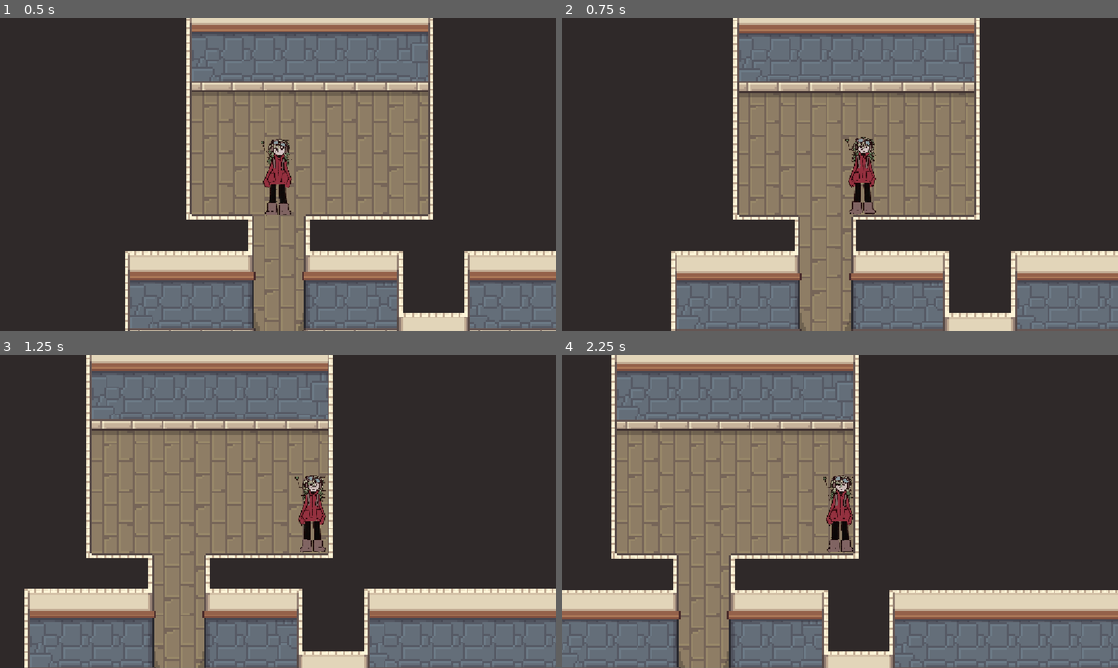
Above: before the commit, frames 1-4 (two rows, left to right).
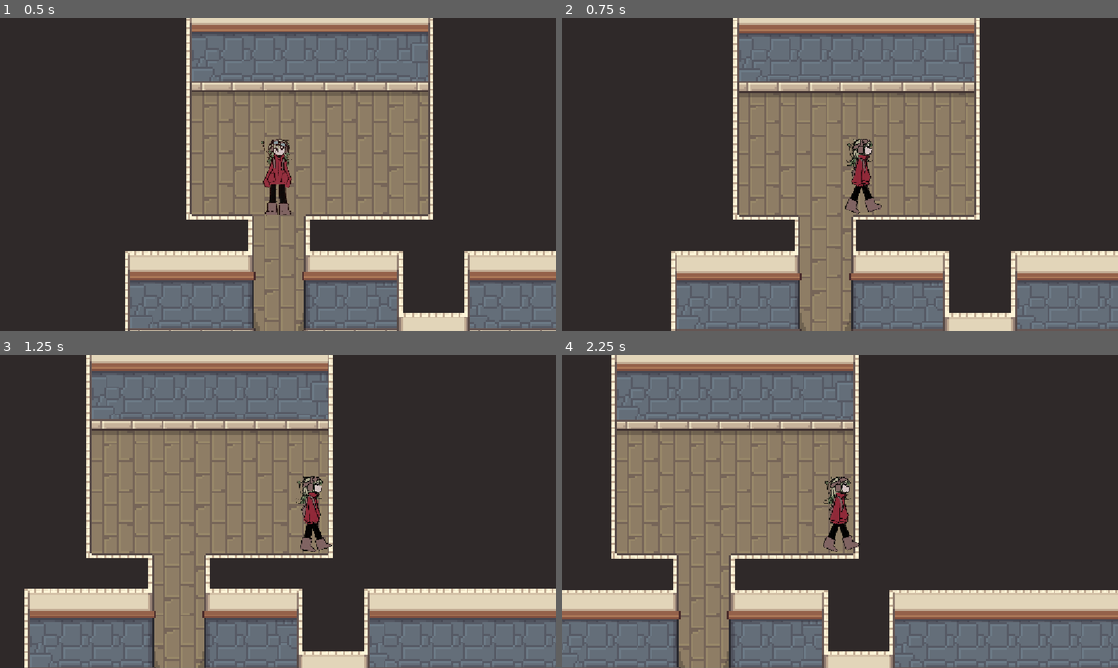
Above: after the commit, the same moments.

Repository: Jiwwie/gymnasiearbete
Game: Godot game, scene res://scenes/rooms/house.tscn
Same seed, same stepped clock (60 frames per second), same inputs: the game is played once before the commit and once after it.
Inputs:
- Up to frame 1 (0.5 s): no input
- Up to frame 2 (0.75 s): hold D (move_right) from 0.53 s (still down); tap E (interact) at 0.6 s
- Up to frame 3 (1.25 s): keep holding D (move_right)
- Up to frame 4 (2.25 s): release D (move_right) at 1.28 s; hold S (move_down) 1.28-2.03 s; tap E (interact) at 1.35, 2.1 s; hold D (move_right) from 2.03 s (still down)

Frame 1 is identical in both runs. In frame 2, 0.7% of the frame differs, in the area x 50-58%, y 38-63%; in frame 3, 0.6%; in frame 4, 0.7%.

Commit message:
Add directional player animations and sprites
Replaced player spritesheet with separate idle, idle_side, walk_forward, and walk_side textures. Updated player scene and script to support directional animations and flipping for left/right movement, improving visual feedback for player movement.

Diff:
--- a/player/player.tscn
+++ b/player/player.tscn
@@ -1,7 +1,10 @@
-[gd_scene load_steps=8 format=3 uid="uid://bcyrg6u8o2mbx"]
+[gd_scene load_steps=21 format=3 uid="uid://bcyrg6u8o2mbx"]
 
 [ext_resource type="Script" uid="uid://dl43mg3clqtaf" path="res://scripts/player/player.gd" id="1_rkbax"]
-[ext_resource type="Texture2D" uid="uid://cq0tuij1egen8" path="res://assets/sprites/player/spritesheet.png" id="2_rkbax"]
+[ext_resource type="Texture2D" uid="uid://cq0tuij1egen8" path="res://assets/sprites/player/idle.png" id="2_rkbax"]
+[ext_resource type="Texture2D" uid="uid://jc333uv34owa" path="res://assets/sprites/player/walk_forward.png" id="3_g1dw6"]
+[ext_resource type="Texture2D" uid="uid://bg70ddjp8i2j0" path="res://assets/sprites/player/idle_side.png" id="3_qjkh3"]
+[ext_resource type="Texture2D" uid="uid://cpx2dg3exuu5i" path="res://assets/sprites/player/walk_side.png" id="5_g6k8r"]
 
 [sub_resource type="AtlasTexture" id="AtlasTexture_g1dw6"]
 atlas = ExtResource("2_rkbax")
@@ -13,6 +16,46 @@
 
 [sub_resource type="AtlasTexture" id="AtlasTexture_qjkh3"]
 atlas = ExtResource("2_rkbax")
+region = Rect2(400, 0, 200, 400)
+
+[sub_resource type="AtlasTexture" id="AtlasTexture_hg6s5"]
+atlas = ExtResource("3_qjkh3")
+region = Rect2(0, 0, 200, 400)
+
+[sub_resource type="AtlasTexture" id="AtlasTexture_8t03j"]
+atlas = ExtResource("3_qjkh3")
+region = Rect2(200, 0, 200, 400)
+
+[sub_resource type="AtlasTexture" id="AtlasTexture_2ieo8"]
+atlas = ExtResource("3_qjkh3")
+region = Rect2(400, 0, 200, 400)
+
+[sub_resource type="AtlasTexture" id="AtlasTexture_g6k8r"]
+atlas = ExtResource("3_g1dw6")
+region = Rect2(0, 0, 200, 400)
+
+[sub_resource type="AtlasTexture" id="AtlasTexture_boad6"]
+atlas = ExtResource("3_g1dw6")
+region = Rect2(200, 0, 200, 400)
+
+[sub_resource type="AtlasTexture" id="AtlasTexture_rgyib"]
+atlas = ExtResource("3_g1dw6")
+region = Rect2(400, 0, 200, 400)
+
+[sub_resource type="AtlasTexture" id="AtlasTexture_wodsf"]
+atlas = ExtResource("5_g6k8r")
+region = Rect2(600, 0, 200, 400)
+
+[sub_resource type="AtlasTexture" id="AtlasTexture_ebec5"]
+atlas = ExtResource("5_g6k8r")
+region = Rect2(0, 0, 200, 400)
+
+[sub_resource type="AtlasTexture" id="AtlasTexture_yllr7"]
+atlas = ExtResource("5_g6k8r")
+region = Rect2(200, 0, 200, 400)
+
+[sub_resource type="AtlasTexture" id="AtlasTexture_kb6p2"]
+atlas = ExtResource("5_g6k8r")
 region = Rect2(400, 0, 200, 400)
 
 [sub_resource type="SpriteFrames" id="SpriteFrames_g6k8r"]
@@ -30,6 +73,54 @@
 "loop": true,
 "name": &"idle",
 "speed": 3.0
+}, {
+"frames": [{
+"duration": 1.0,
+"texture": SubResource("AtlasTexture_hg6s5")
+}, {
+"duration": 1.0,
+"texture": SubResource("AtlasTexture_8t03j")
+}, {
+"duration": 1.0,
+"texture": SubResource("AtlasTexture_2ieo8")
+}],
+"loop": true,
+"name": &"idle_side",
+"speed": 3.0
+}, {
+"frames": [{
+"duration": 1.0,
+"texture": SubResource("AtlasTexture_g6k8r")
+}, {
+"duration": 1.0,
+"texture": SubResource("AtlasTexture_boad6")
+}, {
+"duration": 1.0,
+"texture": SubResource("AtlasTexture_g6k8r")
+}, {
+"duration": 1.0,
+"texture": SubResource("AtlasTexture_rgyib")
+}],
+"loop": true,
+"name": &"walk_forward",
+"speed": 4.0
+}, {
+"frames": [{
+"duration": 1.0,
+"texture": SubResource("AtlasTexture_wodsf")
+}, {
+"duration": 1.0,
+"texture": SubResource("AtlasTexture_ebec5")
+}, {
+"duration": 1.0,
+"texture": SubResource("AtlasTexture_yllr7")
+}, {
+"duration": 1.0,
+"texture": SubResource("AtlasTexture_kb6p2")
+}],
+"loop": true,
+"name": &"walk_side",
+"speed": 3.0
 }]
 
 [sub_resource type="CapsuleShape2D" id="CapsuleShape2D_rkbax"]
@@ -40,12 +131,13 @@
 collision_layer = 2
 script = ExtResource("1_rkbax")
 
-[node name="Sprite2D" type="AnimatedSprite2D" parent="."]
+[node name="AnimatedSprite2D" type="AnimatedSprite2D" parent="."]
 scale = Vector2(0.215, 0.215)
 sprite_frames = SubResource("SpriteFrames_g6k8r")
-animation = &"idle"
+animation = &"walk_side"
 autoplay = "idle"
-frame_progress = 0.013560844
+frame = 2
+frame_progress = 0.63802546
 
 [node name="CollisionShape2D" type="CollisionShape2D" parent="."]
 position = Vector2(0, 21)
--- a/scripts/player/player.gd
+++ b/scripts/player/player.gd
@@ -1,18 +1,38 @@
 extends CharacterBody2D
 
 var speed = 200
+var last_direction = "down"
 
 func _process(_delta: float) -> void:
 	velocity = Vector2.ZERO
 
 	if Input.is_action_pressed("move_right"):
 		velocity.x += 1
+		last_direction = "right"
+		$AnimatedSprite2D.animation = "walk_side"
+		$AnimatedSprite2D.flip_h = true
 	if Input.is_action_pressed("move_left"):
 		velocity.x -= 1
+		last_direction = "left"
+		$AnimatedSprite2D.animation = "walk_side"
+		$AnimatedSprite2D.flip_h = false
 	if Input.is_action_pressed("move_up"):
 		velocity.y -= 1
+		last_direction = "up"
 	if Input.is_action_pressed("move_down"):
 		velocity.y += 1
+		last_direction = "down"
+		$AnimatedSprite2D.animation = "walk_forward"
+
+	if velocity.length() == 0:
+		if last_direction == "up":
+			$AnimatedSprite2D.animation = "idle"
+		elif last_direction == "left":
+			$AnimatedSprite2D.animation = "idle_side"
+		elif last_direction == "right":
+			$AnimatedSprite2D.animation = "idle_side"
+		else:
+			$AnimatedSprite2D.animation = "idle"
 
 	if velocity.length() > 0:
 		velocity = velocity.normalized()
Renamed: assets/sprites/player/spritesheet.png -> assets/sprites/player/idle.png
Not shown, added: assets/sprites/player/idle.png.import
Binary file added: assets/sprites/player/idle_side.png
Not shown, added: assets/sprites/player/idle_side.png.import
Binary file added: assets/sprites/player/walk_forward.png
Not shown, changed: assets/sprites/player/walk_forward.png.import
Binary file added: assets/sprites/player/walk_side.png
Not shown, added: assets/sprites/player/walk_side.png.import
